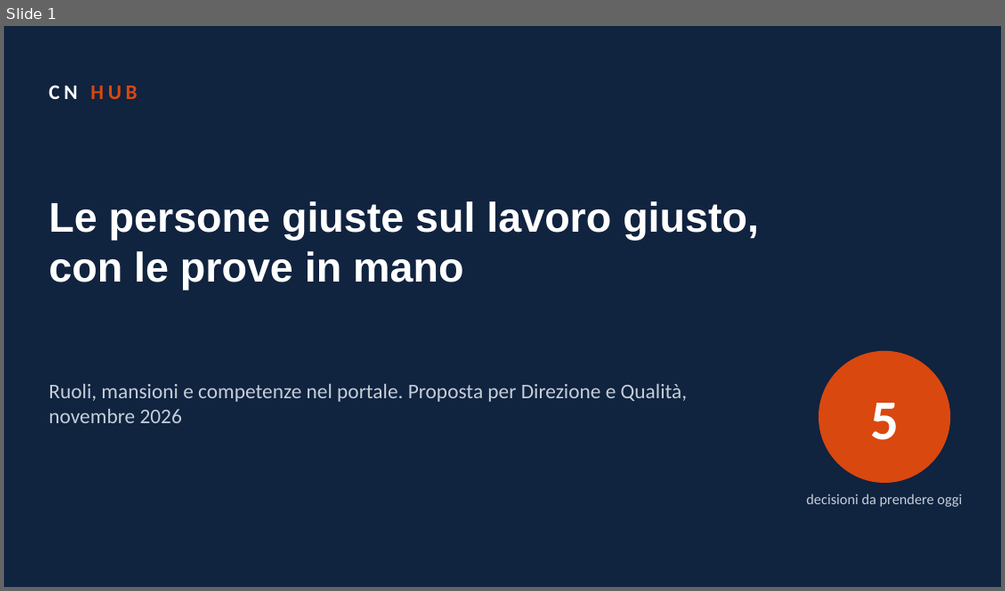
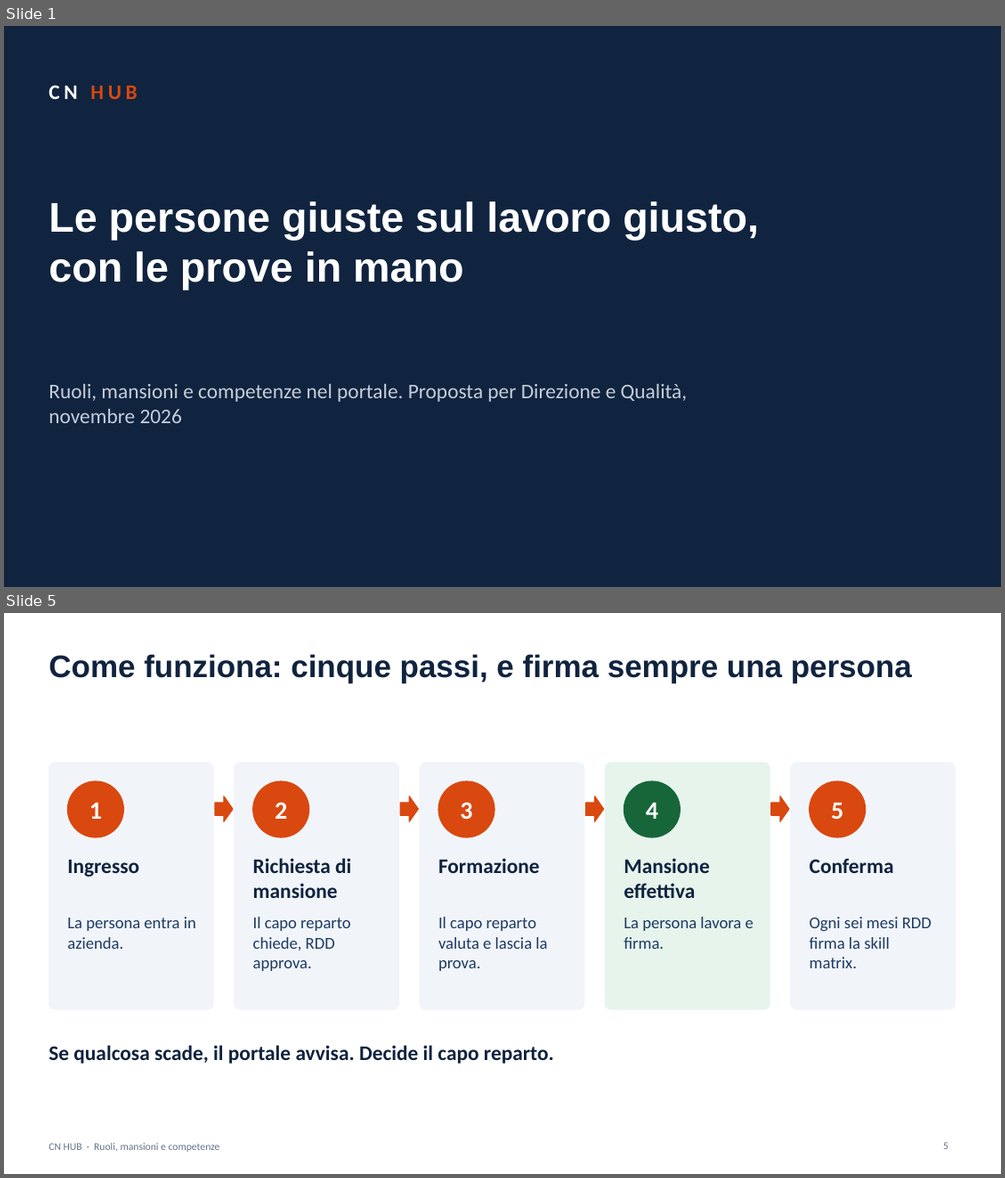
Before and after one commit to brividich/CRM-Brizio, a slide deck: docs/feasibility/ruoli-mansioni-competenze/Fattibilita_RMC_Presentazione.pptx. Shown one above the other, each under a label of ours: slide 1 before the commit, slides 1 and 5 after it; the slides between them are not shown. The pictures are 1005x591 and 1005x1178 pixels, drawn with LibreOffice and Linux fonts; fonts in the diff are those of the drawing. Boxes give left, top, right and bottom in pixels: in the first picture for what was removed or moved away, otherwise in the second. Text is boxed around its words. In the diff, an @@ line names an element or a change of style, - is before the commit and + after.

```diff
--- a/docs/feasibility/ruoli-mansioni-competenze/Fattibilita_RMC_Presentazione.pptx
+++ b/docs/feasibility/ruoli-mansioni-competenze/Fattibilita_RMC_Presentazione.pptx
@@ slide 5 added at [4, 613, 1001, 1174], background #FFFFFF @@
@@ title added at [48, 654, 912, 683], 30 pt, text #10233F, bold @@
+Come funziona: cinque passi, e firma sempre una persona
@@ rounded rectangle added at [48, 763, 213, 1009], fill #F1F5FA, outline #F1F5FA 1 pt @@
@@ rounded rectangle added at [235, 763, 399, 1009], fill #F1F5FA, outline #F1F5FA 1 pt @@
@@ rounded rectangle added at [420, 763, 584, 1009], fill #F1F5FA, outline #F1F5FA 1 pt @@
@@ rounded rectangle added at [606, 763, 769, 1009], fill #E6F4EC, outline #E6F4EC 1 pt @@
@@ rounded rectangle added at [791, 763, 955, 1009], fill #F1F5FA, outline #F1F5FA 1 pt @@
@@ ellipse added at [67, 781, 123, 837], fill #D9480F, outline #D9480F 1 pt @@
@@ right arrow added at [215, 796, 233, 821], fill #D9480F, outline #D9480F 1 pt @@
@@ ellipse added at [253, 781, 309, 837], fill #D9480F, outline #D9480F 1 pt @@
@@ right arrow added at [400, 796, 418, 821], fill #D9480F, outline #D9480F 1 pt @@
@@ ellipse added at [438, 781, 494, 837], fill #D9480F, outline #D9480F 1 pt @@
@@ right arrow added at [586, 796, 604, 821], fill #D9480F, outline #D9480F 1 pt @@
@@ ellipse added at [624, 781, 680, 837], fill #17663A, outline #17663A 1 pt @@
@@ right arrow added at [771, 796, 789, 821], fill #D9480F, outline #D9480F 1 pt @@
@@ ellipse added at [809, 781, 866, 837], fill #D9480F, outline #D9480F 1 pt @@
@@ text added at [89, 802, 102, 819], 24 pt, text #FFFFFF, bold @@
+1
@@ text added at [275, 802, 287, 819], 24 pt, text #FFFFFF, bold @@
+2
@@ text added at [460, 802, 472, 819], 24 pt, text #FFFFFF, bold @@
+3
@@ text added at [646, 803, 658, 819], 24 pt, text #FFFFFF, bold @@
+4
@@ text added at [831, 803, 843, 819], 24 pt, text #FFFFFF, bold @@
+5
@@ text added at [67, 860, 139, 876], 20 pt, text #10233F, bold @@
+Ingresso
@@ text added at [253, 858, 351, 898], 20 pt, text #10233F, bold @@
+Richiesta di mansione
@@ text added at [438, 858, 540, 873], 20 pt, text #10233F, bold @@
+Formazione
@@ text added at [623, 858, 709, 898], 20 pt, text #10233F, bold @@
+Mansione effettiva
@@ text added at [809, 858, 894, 873], 20 pt, text #10233F, bold @@
+Conferma
@@ text added at [67, 916, 196, 949], 16 pt, text #1D3A63 @@
+La persona entra in azienda.
@@ text added at [253, 916, 351, 971], 16 pt, text #1D3A63 @@
+Il capo reparto chiede, RDD approva.
@@ text added at [438, 916, 547, 971], 16 pt, text #1D3A63 @@
+Il capo reparto valuta e lascia la prova.
@@ text added at [623, 916, 753, 949], 16 pt, text #1D3A63 @@
+La persona lavora e firma.
@@ text added at [809, 916, 931, 968], 16 pt, text #1D3A63 @@
+Ogni sei mesi RDD firma la skill matrix.
@@ text added at [48, 1045, 554, 1063], 20 pt, text #10233F, bold @@
+Se qualcosa scade, il portale avvisa. Decide il capo reparto.
@@ text added at [48, 1143, 220, 1151], 10 pt, text #64748B @@
+CN HUB · Ruoli, mansioni e competenze
@@ page number added at [943, 1142, 948, 1149], 10 pt, text #64748B @@
+5
@@ slide 1 changed as well @@
@@ ellipse removed at [819, 351, 950, 483] @@
@@ text removed at [870, 402, 898, 440] @@
-5
@@ text removed at [806, 493, 962, 507] @@
-decisioni da prendere oggi
```
Also in this commit, not shown: 3 other slides changed, 2 other slides added, 8 slides removed, 17 other files.
